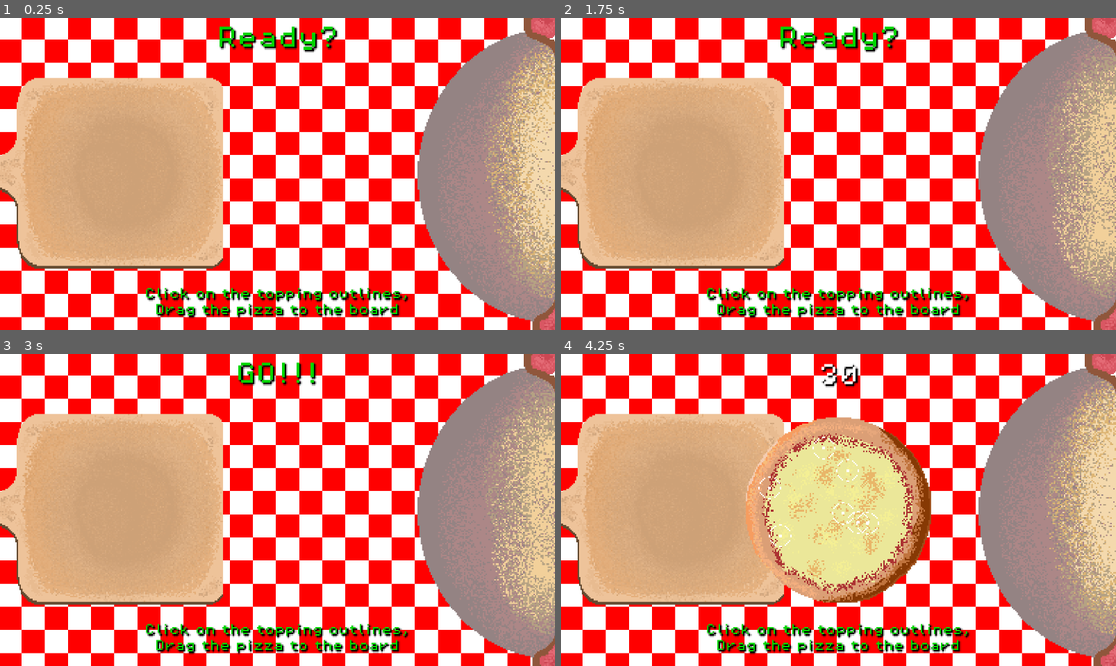
Above: before the commit, frames 1-4 (two rows, left to right).
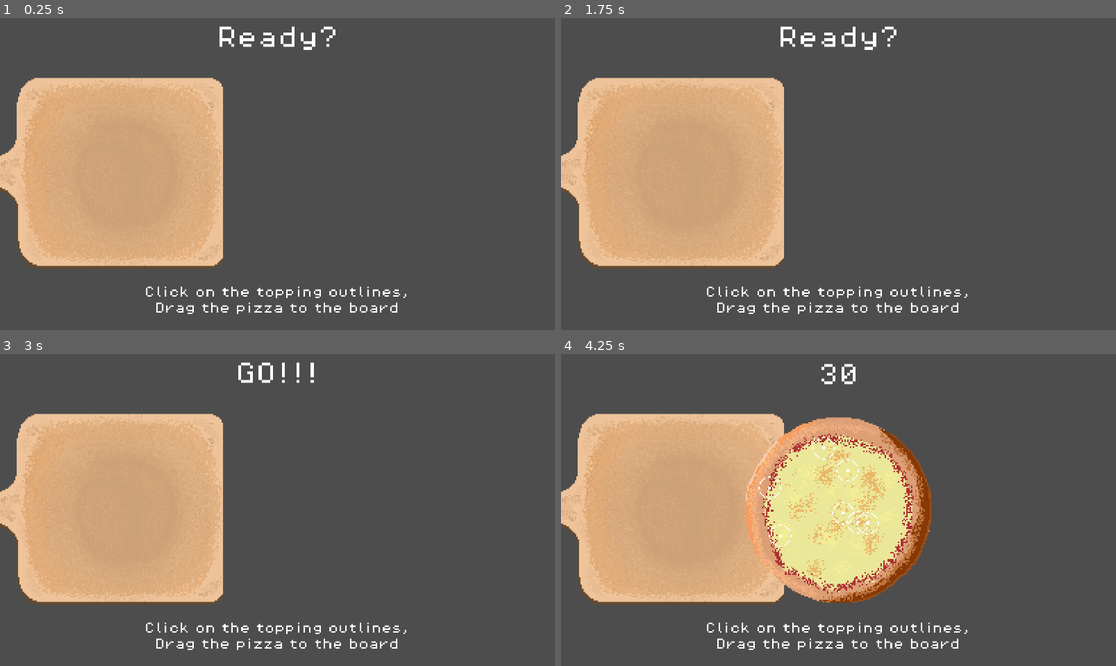
Above: after the commit, the same moments.

Repository: AnandaGI/Hackathon-Spring-2025
Game: Godot game, scene res://scenes/pizza_minigame.tscn
Same seed, same stepped clock (60 frames per second), same inputs: the game is played once before the commit and once after it.
Inputs (mouse positions are in pixels of both pictures, inside the frame that each line leads up to):
- Up to frame 1 (0.25 s): no input
- Up to frame 2 (1.75 s): tap Enter at 0.5 s; move the mouse to (960, 158) at 0.52 s; press the mouse at (960, 158) at 0.53 s; move the mouse to (727, 189) at 1.27 s; release the mouse at (727, 189) at 1.28 s; click (727, 189) at 1.35 s
- Up to frame 3 (3 s): move the mouse to (333, 441) at 2.02 s; press the mouse at (333, 441) at 2.03 s; move the mouse to (249, 572) at 2.77 s; release the mouse at (249, 572) at 2.78 s; click (249, 572) at 2.85 s
- Up to frame 4 (4.25 s): tap Space at 3.5 s; move the mouse to (1005, 556) at 3.52 s; press the mouse at (1005, 556) at 3.53 s

The runs differ from the first frame. In frame 1, 77% of the frame differs, in the area x 0-100%, y 0-100%; in frame 2, 77%; in frame 3, 77%; in frame 4, 64%.

Commit message:
Revert "Update pizza game to acceptable finished state"
This reverts commit 650ea57657cd19b56e3ee58f4bbd0f4454296cc1.

Diff:
--- a/scenes/pizza_minigame.tscn
+++ b/scenes/pizza_minigame.tscn
@@ -1,10 +1,8 @@
-[gd_scene load_steps=12 format=3 uid="uid://wfij51uies0q"]
+[gd_scene load_steps=7 format=3 uid="uid://wfij51uies0q"]
 
-[ext_resource type="Script" uid="uid://0clente5ums" path="res://scripts/pizza_minigame_manager.gd" id="1_m5vyy"]
+[ext_resource type="Script" uid="uid://dl8kxnvlktt05" path="res://scripts/pizza_minigame_manager.gd" id="1_m5vyy"]
 [ext_resource type="PackedScene" uid="uid://dtexfy87rpb66" path="res://scenes/pizza_board.tscn" id="2_3w8ep"]
-[ext_resource type="FontFile" uid="uid://cwcj5tiutk5fy" path="res://assets/fonts/PixelOperator8.ttf" id="3_b0wbf"]
-[ext_resource type="Texture2D" uid="uid://b5a0wfs13mn1q" path="res://assets/background.png" id="4_7xdo8"]
-[ext_resource type="Texture2D" uid="uid://c70rq52856mu2" path="res://assets/Oven_top.png" id="5_g5dih"]
+[ext_resource type="FontFile" uid="uid://bm5x7g3qxamw0" path="res://assets/fonts/PixelOperator8.ttf" id="3_b0wbf"]
 
 [sub_resource type="Animation" id="Animation_3w8ep"]
 resource_name = "Move_in_out"
@@ -19,7 +17,7 @@
 "times": PackedFloat32Array(0.2, 1.2, 2.2),
 "transitions": PackedFloat32Array(1, 1, 1),
 "update": 0,
-"values": [Vector2(-106, 0), Vector2(273, 0), Vector2(-106, 0)]
+"values": [Vector2(-106, 0), Vector2(244, 0), Vector2(-106, 0)]
 }
 tracks/1/type = "method"
 tracks/1/imported = false
@@ -60,28 +58,6 @@
 &"RESET": SubResource("Animation_b0wbf")
 }
 
-[sub_resource type="AtlasTexture" id="AtlasTexture_we0hp"]
-atlas = ExtResource("4_7xdo8")
-region = Rect2(0, 0, 450, 250)
-
-[sub_resource type="AtlasTexture" id="AtlasTexture_ijvue"]
-atlas = ExtResource("4_7xdo8")
-region = Rect2(450, 0, 450, 250)
-
-[sub_resource type="SpriteFrames" id="SpriteFrames_o30f0"]
-animations = [{
-"frames": [{
-"duration": 1.0,
-"texture": SubResource("AtlasTexture_we0hp")
-}, {
-"duration": 1.0,
-"texture": SubResource("AtlasTexture_ijvue")
-}],
-"loop": true,
-"name": &"default",
-"speed": 2.0
-}]
-
 [node name="Pizza Minigame" type="Node2D"]
 
 [node name="Camera2D" type="Camera2D" parent="."]
@@ -105,8 +81,6 @@
 offset_top = -102.0
 offset_right = 79.0
 offset_bottom = -79.0
-theme_override_colors/font_color = Color(0, 0.835294, 0, 1)
-theme_override_colors/font_shadow_color = Color(0, 0, 0, 1)
 theme_override_fonts/font = ExtResource("3_b0wbf")
 text = "Ready?"
 horizontal_alignment = 1
@@ -120,7 +94,6 @@
 offset_top = -101.0
 offset_right = 153.0
 offset_bottom = -78.0
-theme_override_colors/font_shadow_color = Color(0, 0, 0, 1)
 theme_override_fonts/font = ExtResource("3_b0wbf")
 horizontal_alignment = 1
 
@@ -129,25 +102,14 @@
 
 [node name="Label" type="Label" parent="PizzaMinigameManager"]
 offset_left = -92.0
-offset_top = 79.0
+offset_top = 78.0
 offset_right = 91.0
-offset_bottom = 102.0
-theme_override_colors/font_color = Color(0, 0.835294, 0, 1)
-theme_override_colors/font_shadow_color = Color(0, 0, 0, 1)
+offset_bottom = 101.0
 theme_override_fonts/font = ExtResource("3_b0wbf")
 theme_override_font_sizes/font_size = 8
 text = "Click on the topping outlines,
 Drag the pizza to the board"
 horizontal_alignment = 1
 
-[node name="AnimatedSprite2D" type="AnimatedSprite2D" parent="."]
-sprite_frames = SubResource("SpriteFrames_o30f0")
-autoplay = "default"
-frame_progress = 0.640061
-
-[node name="Sprite2D" type="Sprite2D" parent="."]
-position = Vector2(197, 0)
-texture = ExtResource("5_g5dih")
-
 [connection signal="timeout" from="PizzaMinigameManager/ReadyLabel/Timer" to="PizzaMinigameManager" method="_ready_label_timeout"]
 [connection signal="timeout" from="PizzaMinigameManager/DisplayLabel/Timer" to="PizzaMinigameManager" method="_countdown"]
Binary file removed: assets/Oven_top.png
Binary file removed: assets/background.png
